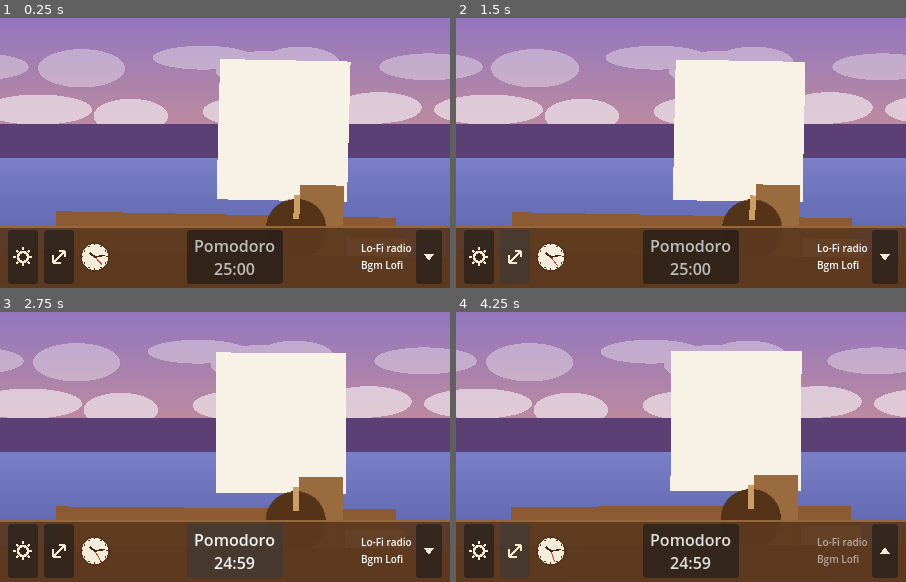
Above: before the commit, frames 1-4 (two rows, left to right).
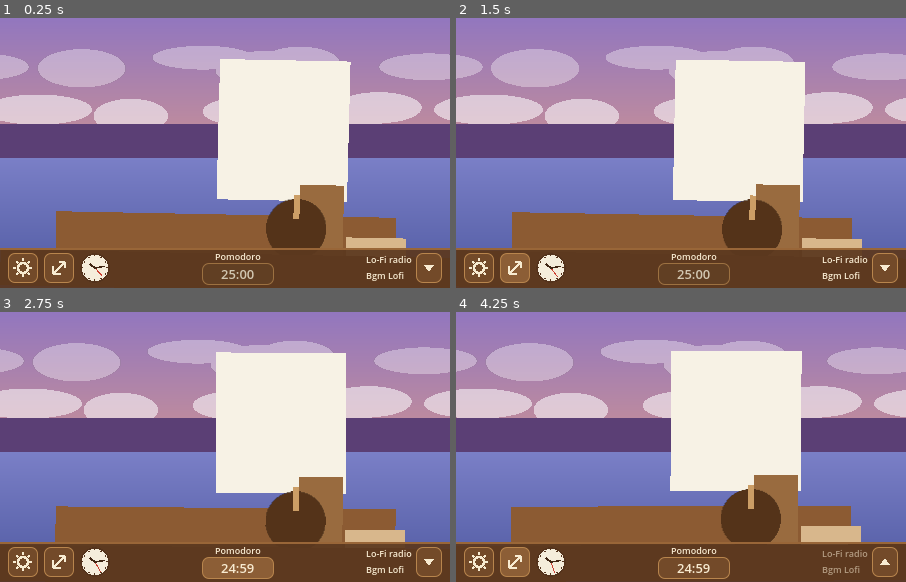
Above: after the commit, the same moments.

Repository: sscori-stack/sscori
Game: Godot game, scene res://scenes/main.tscn
Same seed, same stepped clock (60 frames per second), same inputs: the game is played once before the commit and once after it.
Inputs (mouse positions are in pixels of both pictures, inside the frame that each line leads up to; where the layout moved, square brackets give the same spot in the first picture):
- Up to frame 1 (0.25 s): no input
- Up to frame 2 (1.5 s): click "Pomodoro 25:00" (after the commit: "25:00") at 0.5 s; click (514, 269) [514, 258] at 1.25 s
- Up to frame 3 (2.75 s): click "Pomodoro 24:59" (after the commit: "24:59") at 2 s
- Up to frame 4 (4.25 s): click (883, 563) [883, 552] at 2.75 s; click (514, 563) [514, 552] at 3.5 s

The runs differ from the first frame. In frame 1, 14% of the frame differs, in the area x 0-100%, y 77-99%; in frame 2, 14%; in frame 3, 12%; in frame 4, 14%.

Commit message:
sailing-companion: 헤드리스 검증 및 수정 (Godot 4.3 실행 확인, 스모크 테스트 추가)
- 조타 휠: Area2D 물리 픽킹 대신 반경 검사(Node2D)로 클릭 판정 (물리 서버 불필요)
- UI 테마: CanvasLayer 아래 Control 은 Window 테마를 상속하지 않으므로 UI 바 Control 에 직접 적용,
  씬 인스턴스화 중 남는 최소 크기 캐시를 준비 후 한 번 재계산 → 하단 바가 40px 로 고정됨
- 뽀모도로: 두 줄 Button(최소 높이 72px 문제) → 제목 Label + 시간 Button 구조
- tests/smoke_test.tscn: 흔들림·호흡·조타·창 드래그·뽀모도로·설정·오토파일럿 24개 검사 (모두 통과)

Co-Authored-By: Claude Fable 5.1 <noreply@anthropic.com>
Claude-Session: https://claude.ai/code/session_01JyYEMB3CxvucBmerwAjVBW

Diff:
--- a/sailing-companion/scenes/main.tscn
+++ b/sailing-companion/scenes/main.tscn
@@ -18,15 +18,12 @@
 
 [sub_resource type="StyleBoxFlat" id="StyleBoxFlat_bar"]
 content_margin_left = 8.0
-content_margin_top = 4.0
+content_margin_top = 2.0
 content_margin_right = 8.0
-content_margin_bottom = 4.0
+content_margin_bottom = 2.0
 bg_color = Color(0.36, 0.22, 0.12, 0.93)
 border_width_top = 2
 border_color = Color(0.6, 0.4, 0.22, 1)
-
-[sub_resource type="CircleShape2D" id="CircleShape2D_wheel"]
-radius = 32.0
 
 [node name="Main" type="Node2D"]
 script = ExtResource("1_main")
@@ -121,12 +118,10 @@
 placeholder_color = Color(0.6, 0.42, 0.25, 1)
 pivot_normalized = Vector2(0.5, 1)
 
-[node name="Wheel" type="Area2D" parent="Boat" groups=["wheel"]]
+[node name="Wheel" type="Node2D" parent="Boat" groups=["wheel"]]
 position = Vector2(70, -62)
 script = ExtResource("9_wheel")
-
-[node name="CollisionShape2D" type="CollisionShape2D" parent="Boat/Wheel"]
-shape = SubResource("CircleShape2D_wheel")
+hit_radius = 32.0
 
 [node name="WheelSprite" type="Sprite2D" parent="Boat/Wheel"]
 script = ExtResource("2_placeholder")
@@ -172,6 +167,7 @@
 unique_name_in_owner = true
 custom_minimum_size = Vector2(30, 30)
 layout_mode = 2
+size_flags_vertical = 4
 script = ExtResource("11_icon_button")
 kind = 0
 texture_path = "res://assets/art/ui_btn_settings.png"
@@ -180,6 +176,7 @@
 unique_name_in_owner = true
 custom_minimum_size = Vector2(30, 30)
 layout_mode = 2
+size_flags_vertical = 4
 script = ExtResource("11_icon_button")
 kind = 1
 texture_path = "res://assets/art/ui_btn_share.png"
@@ -187,6 +184,7 @@
 [node name="Clock" type="Control" parent="UI/UIBar/HBox"]
 custom_minimum_size = Vector2(30, 30)
 layout_mode = 2
+size_flags_vertical = 4
 script = ExtResource("12_clock")
 
 [node name="SpacerLeft" type="Control" parent="UI/UIBar/HBox"]
@@ -194,12 +192,23 @@
 size_flags_horizontal = 3
 mouse_filter = 2
 
-[node name="Pomodoro" type="Button" parent="UI/UIBar/HBox"]
-custom_minimum_size = Vector2(96, 30)
-layout_mode = 2
-text = "Pomodoro
-25:00"
+[node name="Pomodoro" type="VBoxContainer" parent="UI/UIBar/HBox"]
+layout_mode = 2
+size_flags_vertical = 4
+theme_override_constants/separation = 0
 script = ExtResource("13_pomodoro")
+
+[node name="Title" type="Label" parent="UI/UIBar/HBox/Pomodoro"]
+layout_mode = 2
+theme_override_font_sizes/font_size = 9
+text = "Pomodoro"
+horizontal_alignment = 1
+
+[node name="TimeButton" type="Button" parent="UI/UIBar/HBox/Pomodoro"]
+custom_minimum_size = Vector2(72, 20)
+layout_mode = 2
+theme_override_font_sizes/font_size = 13
+text = "25:00"
 
 [node name="SpacerRight" type="Control" parent="UI/UIBar/HBox"]
 layout_mode = 2
@@ -213,13 +222,15 @@
 
 [node name="TrackLabel" type="Label" parent="UI/UIBar/HBox/MusicWidget"]
 layout_mode = 2
-theme_override_font_sizes/font_size = 10
+size_flags_vertical = 4
+theme_override_font_sizes/font_size = 9
 text = "Lo-Fi radio
 Calm Waves"
 
 [node name="ToggleButton" type="Button" parent="UI/UIBar/HBox/MusicWidget"]
 custom_minimum_size = Vector2(26, 30)
 layout_mode = 2
+size_flags_vertical = 4
 script = ExtResource("11_icon_button")
 kind = 2
 
--- a/sailing-companion/scripts/boat/wheel.gd
+++ b/sailing-companion/scripts/boat/wheel.gd
@@ -1,12 +1,15 @@
-extends Area2D
+extends Node2D
 ## 조타 휠. 휠 위에서 좌클릭 드래그하면 마우스 각도 변화만큼 회전(±max_angle_deg).
 ## 손을 떼면 return_time 에 걸쳐 0 으로 복귀. heading(-1~1)을 시그널로 알린다.
+## 물리 픽킹 대신 반경 검사로 클릭을 판정한다(물리 서버 불필요, 저사양에 유리).
 
 signal heading_changed(heading: float)
 
 @export var max_angle_deg: float = 90.0
 ## 복귀에 걸리는 대략적인 시간(초).
 @export var return_time: float = 2.5
+## 클릭 판정 반경(픽셀, 화면 기준).
+@export var hit_radius: float = 32.0
 
 var is_dragging: bool = false
 
@@ -17,12 +20,12 @@
 
 func _ready() -> void:
 	add_to_group("wheel")
-	input_pickable = true
-	input_event.connect(_on_input_event)
 
 
-func _on_input_event(_viewport: Node, event: InputEvent, _shape_idx: int) -> void:
-	if event is InputEventMouseButton and event.button_index == MOUSE_BUTTON_LEFT and event.pressed:
+## 좌클릭 "누름"은 UI 가 소비하지 않은 경우에만 도착한다.
+func _unhandled_input(event: InputEvent) -> void:
+	if event is InputEventMouseButton and event.button_index == MOUSE_BUTTON_LEFT and event.pressed \
+			and _is_mouse_over():
 		is_dragging = true
 		_last_mouse_angle = _mouse_angle()
 		get_viewport().set_input_as_handled()
@@ -41,6 +44,10 @@
 		is_dragging = false
 
 
+func _is_mouse_over() -> bool:
+	return (get_global_mouse_position() - global_position).length() <= hit_radius
+
+
 ## 전역 좌표 기준 각도. 차이만 쓰므로 배/휠의 회전과 무관하다.
 func _mouse_angle() -> float:
 	return (get_global_mouse_position() - global_position).angle()
--- a/sailing-companion/scripts/main.gd
+++ b/sailing-companion/scripts/main.gd
@@ -31,11 +31,6 @@
 var _drag_offset := Vector2i.ZERO
 var _app_focused := true
 var _mouse_inside := false
-
-
-func _enter_tree() -> void:
-	# 자식 UI 의 _ready 보다 먼저 실행되어야 폰트 유무를 UI 가 알 수 있다.
-	UiTheme.apply(get_window())
 
 
 func _ready() -> void:
--- a/sailing-companion/scripts/ui/pomodoro.gd
+++ b/sailing-companion/scripts/ui/pomodoro.gd
@@ -1,9 +1,13 @@
-extends Button
-## 뽀모도로 타이머. 클릭: 시작/일시정지, 길게 누름: 리셋, 종료 시 종소리 1회 + 잠깐 반짝임.
+extends VBoxContainer
+## 뽀모도로 타이머 위젯(제목 Label + 시간 Button).
+## 클릭: 시작/일시정지, 길게 누름: 리셋, 종료 시 종소리 1회 + 잠깐 반짝임.
 
 @export var duration_minutes: int = 25
 @export var long_press_seconds: float = 0.7
 @export var flash_color: Color = Color(1.0, 0.95, 0.6)
+
+@onready var _title: Label = $Title
+@onready var _button: Button = $TimeButton
 
 var _remaining: float = 0.0
 var _running: bool = false
@@ -14,10 +18,11 @@
 
 
 func _ready() -> void:
-	focus_mode = Control.FOCUS_NONE
-	toggle_mode = false
-	button_down.connect(_on_button_down)
-	button_up.connect(_on_button_up)
+	_title.text = "뽀모도로" if UiTheme.korean_font_available else "Pomodoro"
+	_button.focus_mode = Control.FOCUS_NONE
+	_button.toggle_mode = false
+	_button.button_down.connect(_on_button_down)
+	_button.button_up.connect(_on_button_up)
 	_reset()
 
 
@@ -31,6 +36,14 @@
 		if _remaining <= 0.0:
 			_finish()
 	_update_text()
+
+
+func is_running() -> bool:
+	return _running
+
+
+func remaining_seconds() -> float:
+	return _remaining
 
 
 func _on_button_down() -> void:
@@ -76,7 +89,6 @@
 	if seconds == _shown_seconds:
 		return
 	_shown_seconds = seconds
-	var title := "뽀모도로" if UiTheme.korean_font_available else "Pomodoro"
-	text = "%s\n%02d:%02d" % [title, seconds / 60, seconds % 60]
+	_button.text = "%02d:%02d" % [seconds / 60, seconds % 60]
 	# 일시정지/대기 상태는 살짝 어둡게 표시
-	self_modulate = Color.WHITE if _running else Color(0.85, 0.85, 0.85)
+	_button.self_modulate = Color.WHITE if _running else Color(0.85, 0.85, 0.85)
--- a/sailing-companion/scripts/ui/ui_bar.gd
+++ b/sailing-companion/scripts/ui/ui_bar.gd
@@ -7,12 +7,25 @@
 @onready var _music_widget: HBoxContainer = %MusicWidget
 
 
+func _enter_tree() -> void:
+	# 자식들의 _ready 보다 먼저 테마(폰트 유무 포함)를 준비한다.
+	UiTheme.apply(self)
+
+
 func _ready() -> void:
 	# 우클릭을 포함한 모든 마우스 이벤트를 소비해 배경 드래그가 UI 위에서 시작되지 않게 한다.
 	mouse_filter = Control.MOUSE_FILTER_STOP
 	_settings_button.pressed.connect(_on_settings_pressed)
 	_share_button.pressed.connect(_on_share_pressed)
 	_settings_popup.popup_hide.connect(func() -> void: _music_widget.refresh())
+	# 씬 인스턴스화 중 계산된 최소 크기 캐시가 테마 적용 후에도 남을 수 있어 한 번 재계산한다.
+	_refresh_minimum_sizes.call_deferred()
+
+
+func _refresh_minimum_sizes() -> void:
+	for child in find_children("*", "Control", true, false):
+		child.update_minimum_size()
+	update_minimum_size()
 
 
 func _on_settings_pressed() -> void:
--- a/sailing-companion/scripts/ui/ui_theme.gd
+++ b/sailing-companion/scripts/ui/ui_theme.gd
@@ -15,7 +15,8 @@
 static var korean_font_available: bool = false
 
 
-static func apply(window: Window) -> void:
+## CanvasLayer 아래의 Control 은 Window 테마를 상속하지 않으므로, UI 루트 Control 에 직접 적용한다.
+static func apply(ui_root: Control) -> void:
 	var theme := Theme.new()
 	var font := _find_font()
 	if font != null:
@@ -23,9 +24,10 @@
 		korean_font_available = true
 	theme.default_font_size = 12
 
-	theme.set_stylebox("normal", "Button", _wood_box(COLOR_WOOD))
-	theme.set_stylebox("hover", "Button", _wood_box(COLOR_WOOD_LIGHT))
-	theme.set_stylebox("pressed", "Button", _wood_box(COLOR_WOOD_DARK))
+	theme.set_stylebox("normal", "Button", _wood_box(COLOR_WOOD, 6.0, 2.0))
+	theme.set_stylebox("hover", "Button", _wood_box(COLOR_WOOD_LIGHT, 6.0, 2.0))
+	theme.set_stylebox("pressed", "Button", _wood_box(COLOR_WOOD_DARK, 6.0, 2.0))
+	theme.set_stylebox("disabled", "Button", _wood_box(COLOR_WOOD_DARK, 6.0, 2.0))
 	theme.set_stylebox("focus", "Button", StyleBoxEmpty.new())
 	for state in ["font_color", "font_hover_color", "font_pressed_color", "font_focus_color"]:
 		theme.set_color(state, "Button", COLOR_CREAM)
@@ -33,16 +35,19 @@
 	theme.set_color("font_color", "CheckButton", COLOR_CREAM)
 	theme.set_stylebox("panel", "PopupPanel", _wood_box(COLOR_WOOD_DARK, 8.0))
 
-	window.theme = theme
+	ui_root.theme = theme
 
 
-static func _wood_box(color: Color, margin: float = 4.0) -> StyleBoxFlat:
+static func _wood_box(color: Color, margin_h: float = 4.0, margin_v: float = 4.0) -> StyleBoxFlat:
 	var box := StyleBoxFlat.new()
 	box.bg_color = color
 	box.set_corner_radius_all(6)
 	box.set_border_width_all(1)
 	box.border_color = COLOR_WOOD_EDGE
-	box.set_content_margin_all(margin)
+	box.content_margin_left = margin_h
+	box.content_margin_right = margin_h
+	box.content_margin_top = margin_v
+	box.content_margin_bottom = margin_v
 	return box
 
 
--- /dev/null
+++ b/sailing-companion/tests/smoke_test.gd
@@ -0,0 +1,118 @@
+extends Node
+## 헤드리스 스모크 테스트. 메인 씬을 띄우고 입력을 시뮬레이션해 핵심 동작을 검사한다.
+## 실행: godot --headless --path sailing-companion res://tests/smoke_test.tscn
+## 종료 코드 0 = 전부 통과, 1 = 실패 있음.
+
+var _frames := 0
+var _main: Node
+var _report := []
+
+func _ready() -> void:
+	var packed := load("res://scenes/main.tscn") as PackedScene
+	_main = packed.instantiate()
+	add_child(_main)
+
+func _process(_delta: float) -> void:
+	_frames += 1
+	if _frames == 5:
+		_check("Main.instance set", SailingMain.instance == _main)
+		_check("Boat found", _main.get_node("Boat") != null)
+		_check("AudioManager bus Ambient", AudioServer.get_bus_index("Ambient") != -1)
+		_check("AudioManager bus Music", AudioServer.get_bus_index("Music") != -1)
+		var sky := _main.get_node("Sky")
+		_check("Sky placeholder texture", sky.texture != null and sky.texture.get_size() == Vector2(450, 280))
+		var cap := _main.get_node("Boat/Captain")
+		_check("Captain placeholder", cap.texture != null)
+		_check("Clouds region", _main.get_node("CloudsFar").region_enabled)
+		_check("Pomodoro text", "25:00" in _main.get_node("UI/UIBar/HBox/Pomodoro/TimeButton").text)
+		print("  Pomodoro text: ", _main.get_node("UI/UIBar/HBox/Pomodoro/Title").text, " ", _main.get_node("UI/UIBar/HBox/Pomodoro/TimeButton").text)
+		var bar: Control = _main.get_node("UI/UIBar")
+		print("  UIBar rect: ", bar.get_global_rect())
+		_check("UIBar height == 40", bar.size.y == 40.0)
+		print("  Music label: ", _main.get_node("UI/UIBar/HBox/MusicWidget/TrackLabel").text.replace("\n", " | "))
+	if _frames == 30:
+		var boat := _main.get_node("Boat")
+		_check("Boat bobbing", boat.position.y != 280.0 or boat.rotation != 0.0)
+		var cap := _main.get_node("Boat/Captain")
+		_check("Captain breathing (scale.y != 1)", cap.scale.y != 1.0)
+		print("  boat pos=%s rot=%.4f  captain scale=%s bob=%.3f" % [boat.position, boat.rotation, cap.scale, boat.bob_normalized])
+		# 휠 드래그 시뮬레이션: 휠 중심 우측에서 눌러 아래로 이동 (시계방향 회전)
+		var wheel := _main.get_node("Boat/Wheel")
+		var center: Vector2 = wheel.global_position
+		_send_mouse_button(center + Vector2(20, 0), MOUSE_BUTTON_LEFT, true)
+	if _frames == 32:
+		var wheel := _main.get_node("Boat/Wheel")
+		var center: Vector2 = wheel.global_position
+		_check("Wheel dragging", wheel.is_dragging)
+		_send_mouse_motion(center + Vector2(0, 20))
+	if _frames == 36:
+		var wheel := _main.get_node("Boat/Wheel")
+		print("  wheel rot=%.3f heading=%.3f" % [wheel.rotation, _main.heading])
+		_check("Wheel rotated ~90deg", absf(rad_to_deg(wheel.rotation) - 90.0) < 2.0)
+		_check("Heading ~1", absf(_main.heading - 1.0) < 0.05)
+		var horizon := _main.get_node("Horizon")
+		_check("Horizon shifted", absf(horizon.position.x - 225.0) > 20.0)
+		_send_mouse_button(wheel.global_position + Vector2(0, 20), MOUSE_BUTTON_LEFT, false)
+	if _frames == 38:
+		_check("Wheel released", not _main.get_node("Boat/Wheel").is_dragging)
+	if _frames == 130:
+		var wheel := _main.get_node("Boat/Wheel")
+		print("  after ~3s: wheel rot=%.3f heading=%.3f" % [wheel.rotation, _main.heading])
+		_check("Wheel returning", absf(wheel.rotation) < 0.3)
+		# 우클릭 드래그 (배경)
+		_send_mouse_button(Vector2(100, 100), MOUSE_BUTTON_RIGHT, true)
+		_send_mouse_motion(Vector2(110, 105))
+		_send_mouse_button(Vector2(110, 105), MOUSE_BUTTON_RIGHT, false)
+	if _frames == 132:
+		_check("Settings saved position", Settings.window_position != Vector2i(-1, -1))
+		print("  saved pos=", Settings.window_position, " settings file exists=", FileAccess.file_exists("user://settings.cfg"))
+		# 뽀모도로 클릭
+		var pom := _main.get_node("UI/UIBar/HBox/Pomodoro/TimeButton")
+		pom.button_down.emit()
+		pom.button_up.emit()
+	if _frames == 160:
+		var pom := _main.get_node("UI/UIBar/HBox/Pomodoro")
+		print("  pomodoro after run: ", pom.get_node("TimeButton").text, " remaining=", pom.remaining_seconds())
+		_check("Pomodoro counting", pom.is_running() and pom.remaining_seconds() < 1500.0)
+		# 설정 팝업 열기/닫기
+		var popup := _main.get_node("UI/UIBar/SettingsPopup")
+		popup.popup_centered(Vector2i(220, 170))
+	if _frames == 165:
+		var popup := _main.get_node("UI/UIBar/SettingsPopup")
+		_check("Popup visible", popup.visible)
+		popup.get_node("VBox/AmbientSlider").value = 0.3
+		popup.hide()
+	if _frames == 170:
+		_check("Ambient volume applied", is_equal_approx(Settings.ambient_volume, 0.3))
+		_main.get_node("UI/UIBar/HBox/MusicWidget/ToggleButton").pressed.emit()
+		_check("BGM toggled off", Settings.bgm_enabled == false)
+		# 오토파일럿 강제
+		_main.idle_seconds = 30.0
+	if _frames == 200:
+		_check("Autopilot active", _main.autopilot_active)
+		_check("Horizon zooming", _main.get_node("Horizon").scale.x > 1.0)
+		print("  fps cap=", Engine.max_fps, " low_proc=", OS.low_processor_usage_mode)
+		var fails := _report.filter(func(r): return not r[1])
+		print("\n==== %d checks, %d failed ====" % [_report.size(), fails.size()])
+		for f in fails:
+			print("FAIL: ", f[0])
+		get_tree().quit(1 if fails.size() > 0 else 0)
+
+func _check(label: String, ok: bool) -> void:
+	_report.append([label, ok])
+	print(("PASS " if ok else "FAIL ") + label)
+
+func _send_mouse_button(pos: Vector2, button: int, pressed: bool) -> void:
+	var ev := InputEventMouseButton.new()
+	ev.position = pos
+	ev.global_position = pos
+	ev.button_index = button
+	ev.pressed = pressed
+	Input.parse_input_event(ev)
+
+func _send_mouse_motion(pos: Vector2) -> void:
+	Input.warp_mouse(pos)
+	var ev := InputEventMouseMotion.new()
+	ev.position = pos
+	ev.global_position = pos
+	Input.parse_input_event(ev)
--- /dev/null
+++ b/sailing-companion/tests/smoke_test.tscn
@@ -0,0 +1,6 @@
+[gd_scene load_steps=2 format=3]
+
+[ext_resource type="Script" path="res://tests/smoke_test.gd" id="1_test"]
+
+[node name="SmokeTest" type="Node"]
+script = ExtResource("1_test")
Not shown, changed: sailing-companion/export_presets.cfg
Not shown, added: sailing-companion/icon.svg.import
Not shown: 1 places in sailing-companion/scenes/main.tscn that only renumber resources
Not shown, changed: sailing-companion/README.md
